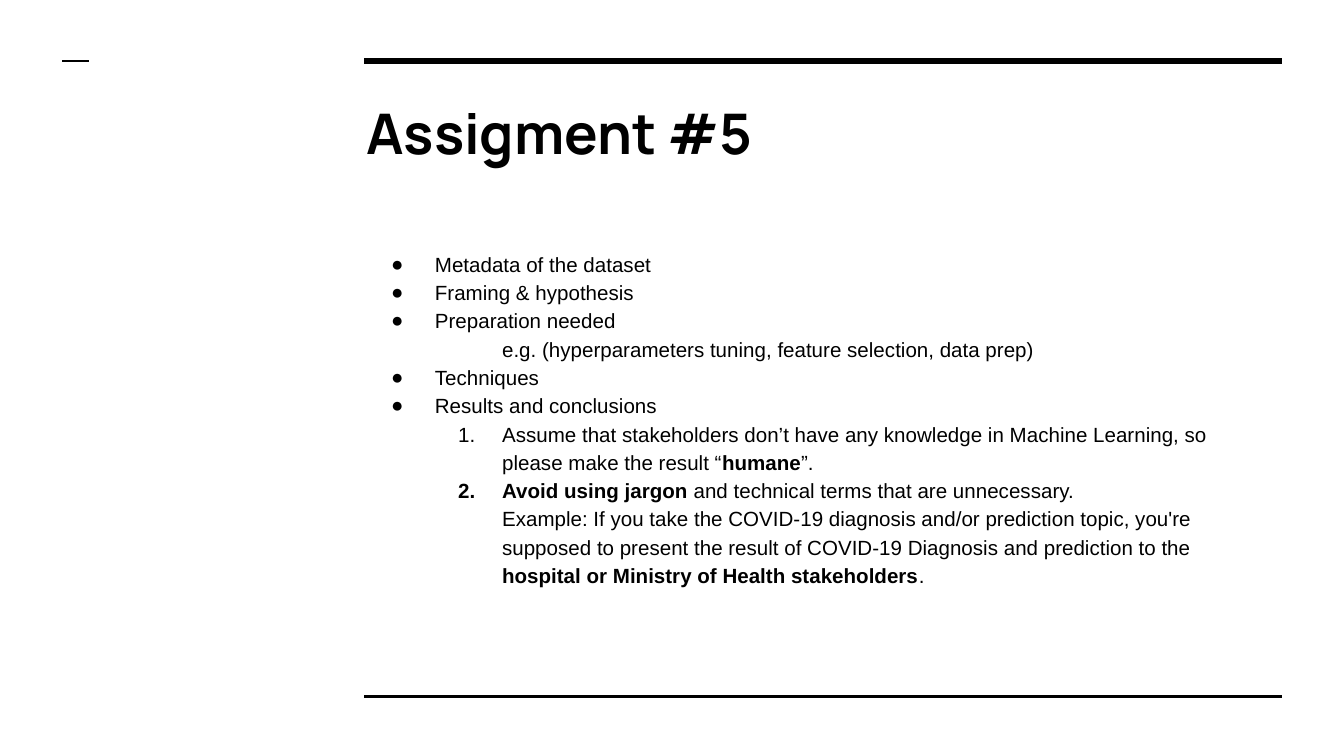
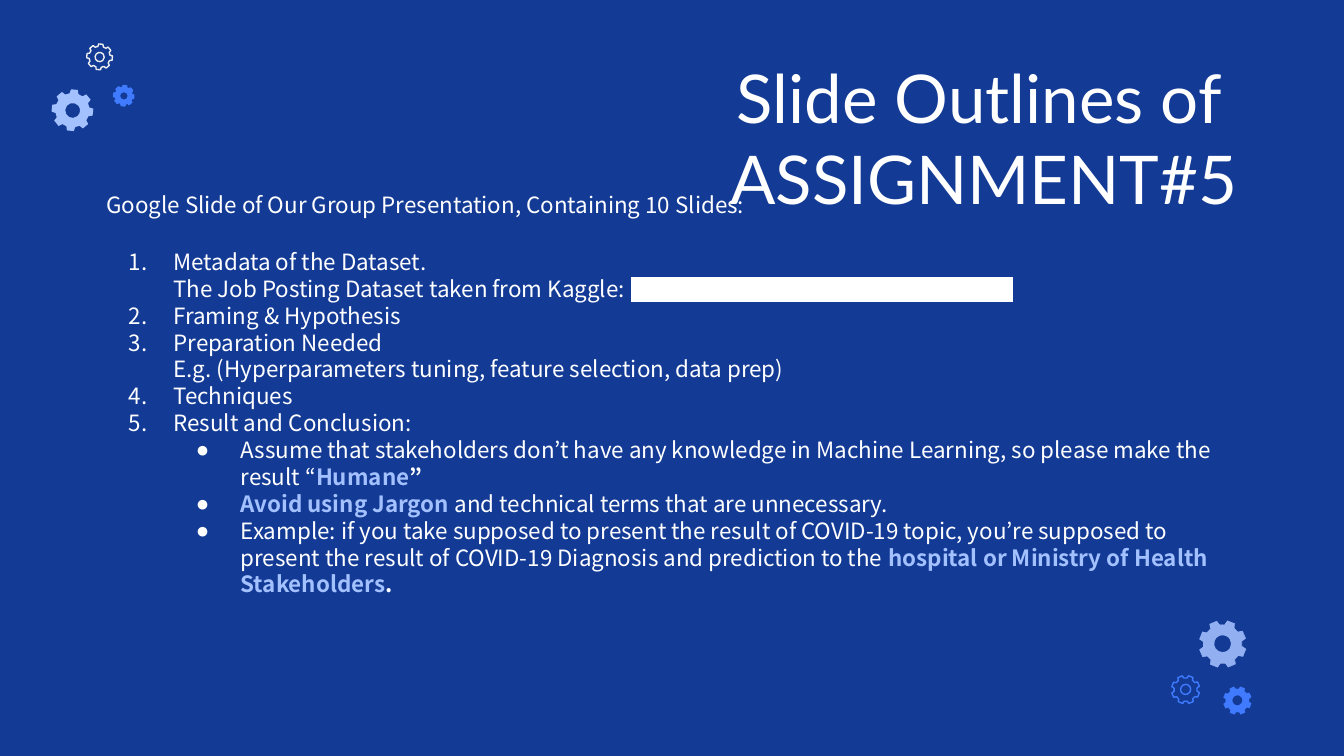
Before and after one commit to ferrogh/bangkit-assignments, a slide deck: slide 2 of [Real or Fake] Fake JobPosting Prediction.pptx. Drawn at 1344x756 pixels with LibreOffice and Linux fonts; fonts in the diff are those of the drawing. Boxes give left, top, right and bottom in pixels: in the first picture for what was removed or moved away, otherwise in the second. Text is boxed around its words. In the diff, an @@ line names an element or a change of style, - is before the commit and + after.

```diff
--- a/[Real or Fake] Fake JobPosting Prediction.pptx
+++ b/[Real or Fake] Fake JobPosting Prediction.pptx
@@ background #FFFFFF to #133B96 @@
@@ group added at [43, 39, 138, 139]: 4 freeform shapes @@
@@ line removed from (63, 60) to (90, 60) @@
@@ line removed from (364, 60) to (1282, 60) @@
@@ title added at [730, 73, 1237, 214], 36 pt, text #FFFFFF @@
+Slide Outlines of ASSIGNMENT#5
@@ title removed at [366, 113, 753, 168] @@
-Assigment #5
@@ text "Google Slide of Our Group ...": place and size @@
-text "Google Slide of Our Group ..." at [435, 257, 1207, 588]
+text "Google Slide of Our Group ..." at [106, 191, 1210, 593]
@@ text at [106, 191, 1012, 383]: text changed; size 11 to 12 pt; font Arial to Noto Sans CJK KR; text colour #000000 to #FFFFFF @@
-● Metadata of the dataset
-● Framing & hypothesis
-● Preparation needed
-e.g. (hyperparameters tuning, feature selection, data prep)
+Google Slide of Our Group Presentation, Containing 10 Slides:
+1. Metadata of the Dataset.
+The Job Posting Dataset taken from Kaggle: Real or Fake Jobposting Prediction
+1. Framing & Hypothesis
+2. Preparation Needed
+E.g. (Hyperparameters tuning, feature selection, data prep)
@@ text at [173, 382, 292, 409]: size 11 to 12 pt, font Arial to Noto Sans CJK KR, text colour #000000 to #FFFFFF in "Techniques"; bullet ● to 1.; line spacing 1.15 to 1; bullet colour #000000 to #FFFFFF @@
@@ text at [173, 413, 1210, 593]: text changed; size 11 to 12 pt; font Arial to Noto Sans CJK KR; text colour #000000 to #FFFFFF @@
-● Results and conclusions
-1. Assume that stakeholders don’t have any knowledge in Machine Learning, so please make the result “humane”.
-2. Avoid using jargon and technical terms that are unnecessary.
-Example: If you take the COVID-19 diagnosis and/or prediction topic, you're supposed to present the result of COVID-19 Diagnosis and prediction to the hospital or Ministry of Health stakeholders.
+2. Result and Conclusion:
+● Assume that stakeholders don’t have any knowledge in Machine Learning, so please make the result “Humane”
+● Avoid using Jargon and technical terms that are unnecessary.
+● Example: if you take supposed to present the result of COVID-19 topic, you’re supposed to present the result of COVID-19 Diagnosis and prediction to the hospital or Ministry of Health Stakeholders.
@@ group added at [1172, 621, 1251, 715]: 5 freeform shapes @@
@@ line removed from (364, 696) to (1282, 696) @@
```
Also in this commit, not shown: 4 other slides changed, 8 slides added, 2 slides removed.
